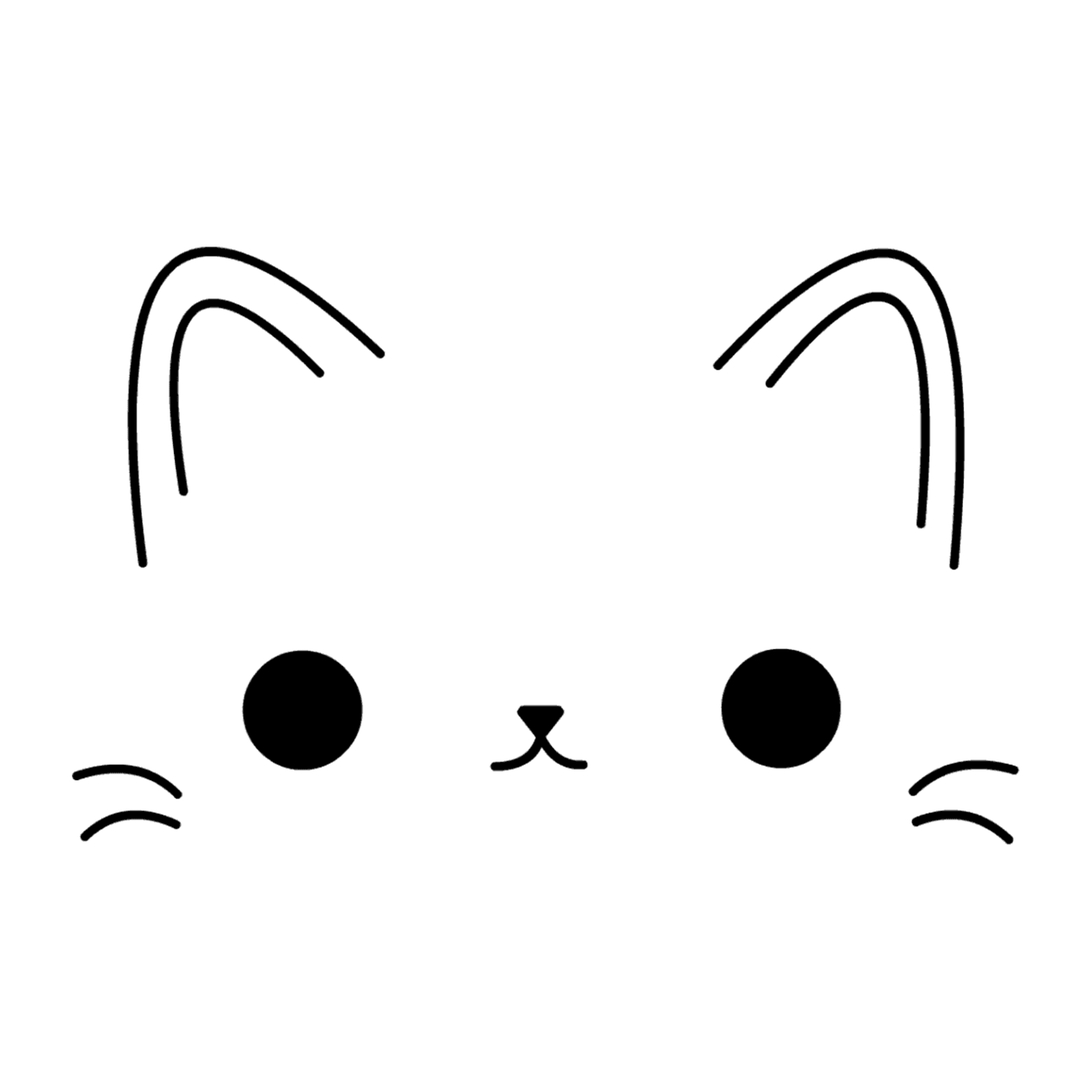
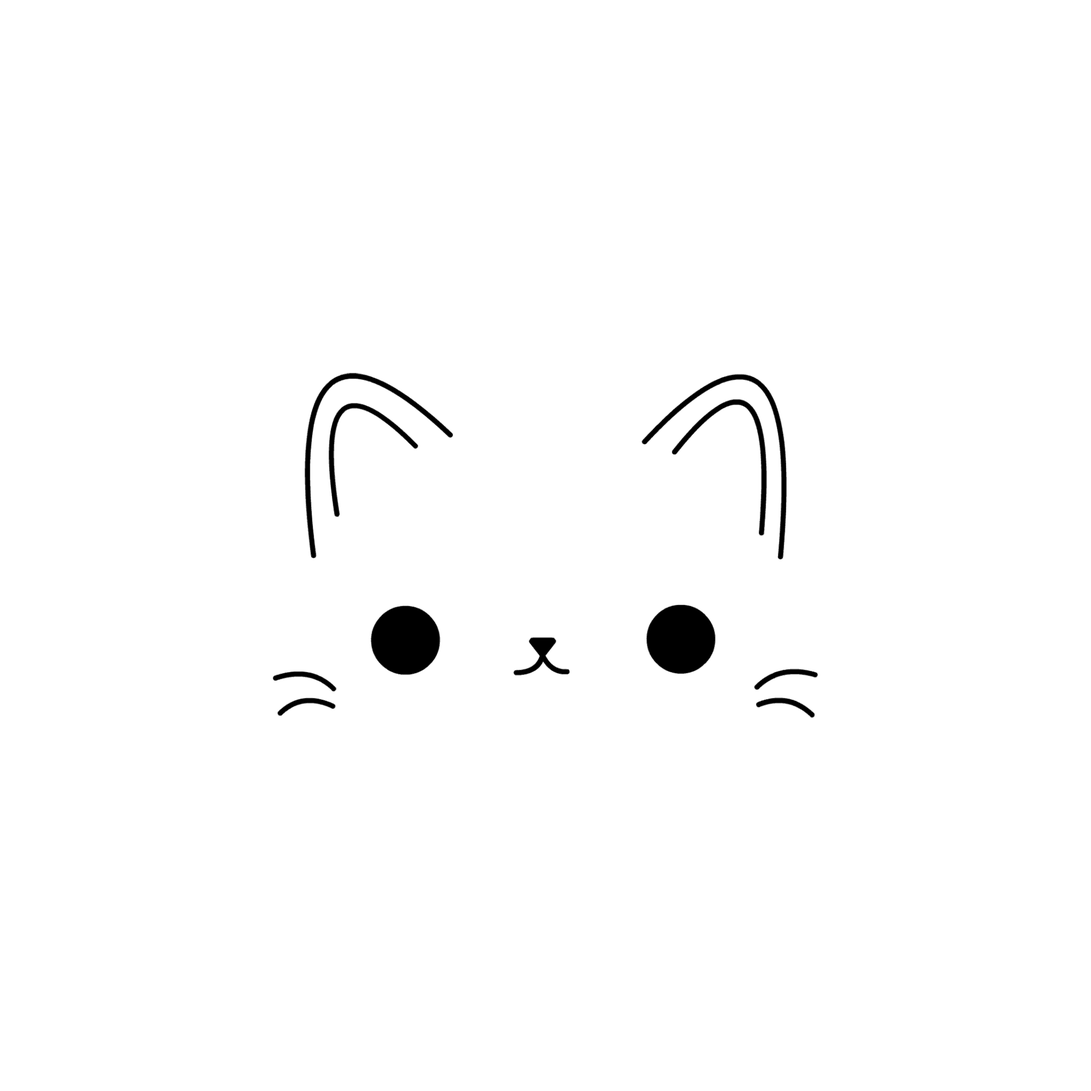
Layer changes from the first 1091×1091 image to the second:
painted on "Layer 1" over [71, 246, 1021, 846]
hid "Layer 0" over [71, 246, 1021, 846]
hid "Rounded Rectangle 2" over [71, 246, 1021, 846]
